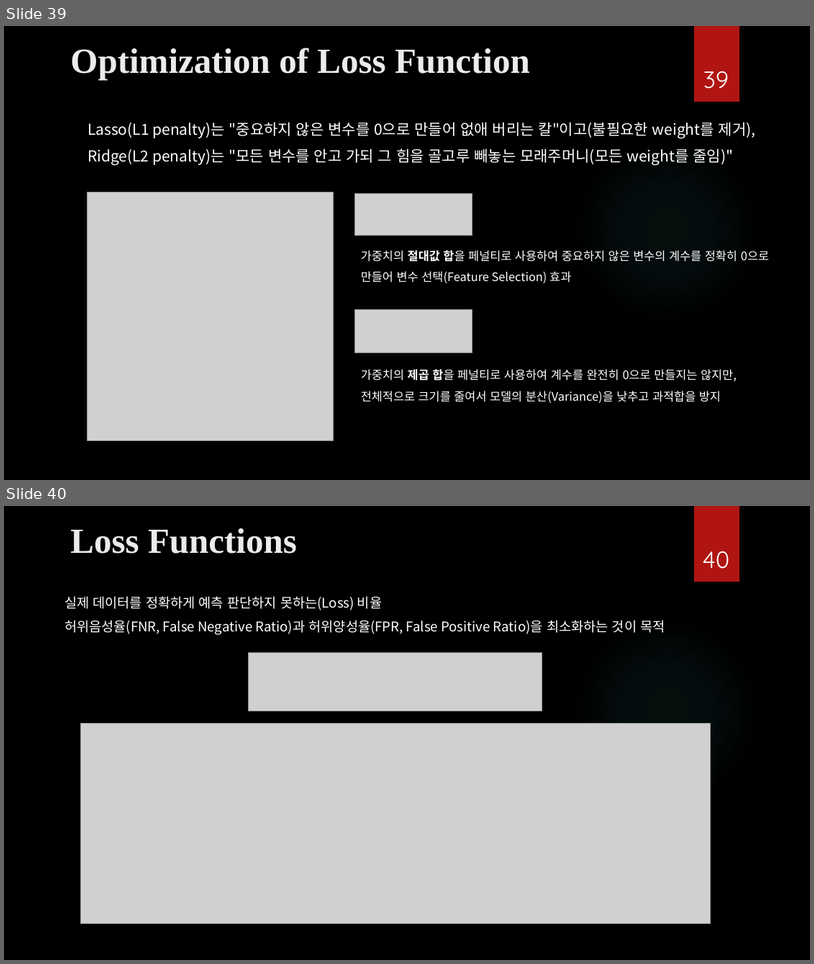
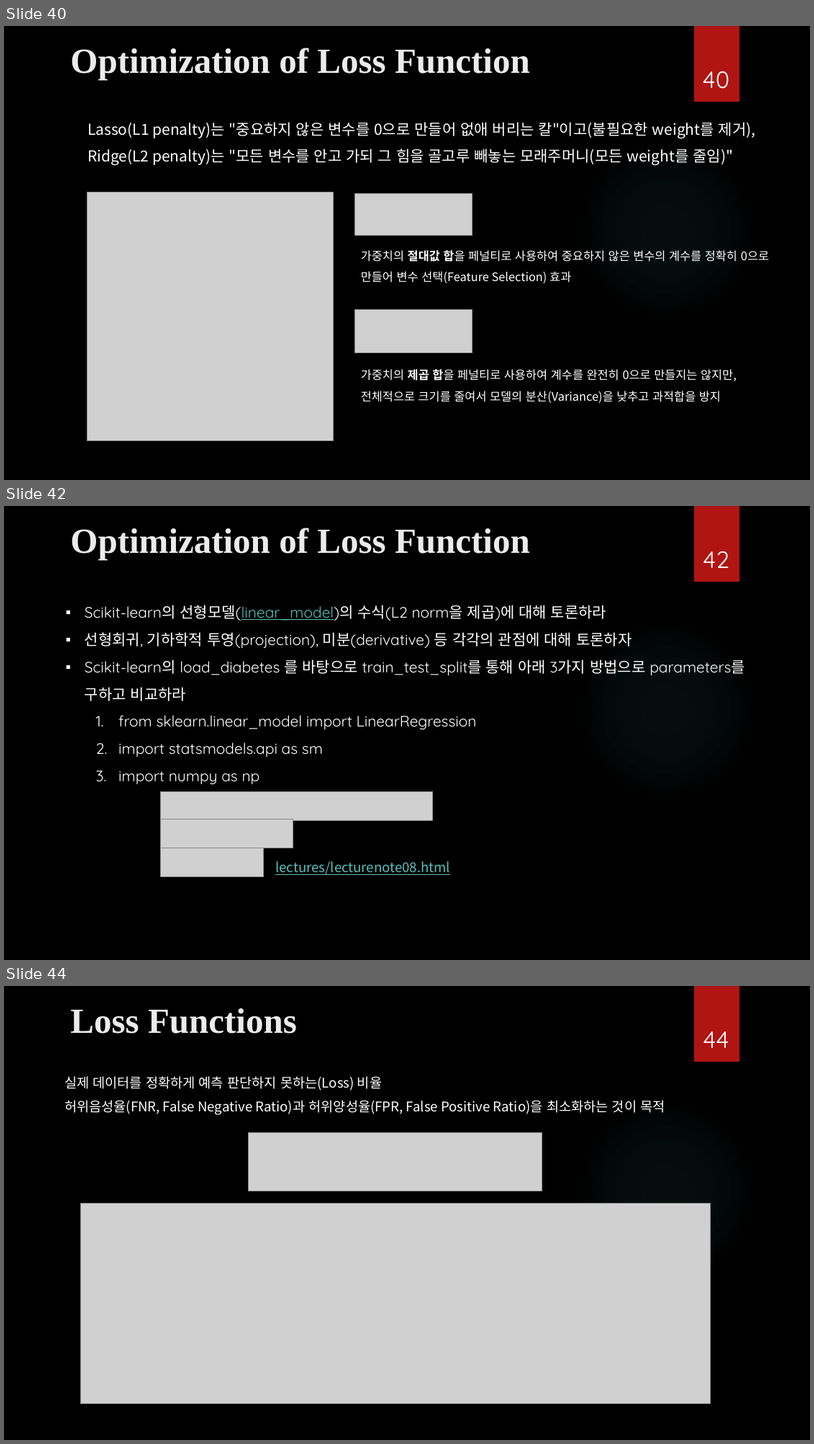
Before and after one commit to ancestor9/mathematics-for-machine-learning, a slide deck: Calculus/Modeling_Simulation_1.pptx. Shown one above the other, each under a label of ours: slides 39 and 40 before the commit, slides 40, 42 and 44 after it; the slides between them are not shown. The pictures are 814x964 and 814x1444 pixels, drawn with LibreOffice and Linux fonts; fonts in the diff are those of the drawing; grey boxes stand for pictures; background and template pictures are left out. Boxes give left, top, right and bottom in pixels: in the first picture for what was removed or moved away, otherwise in the second. Text is boxed around its words. In the diff, an @@ line names an element or a change of style, - is before the commit and + after.

```diff
--- a/Calculus/Modeling_Simulation_1.pptx
+++ b/Calculus/Modeling_Simulation_1.pptx
@@ slide 42 added at [4,506,810,960], background picture (left out); not listed: 2 template elements that a slide beside it also shows @@
@@ title added at [70,528,530,560], 42 pt, text #EBEBEB, bold @@
+Optimization of Loss Function
@@ page number added at [703,551,730,568], 28 pt, text #FFFFFF @@
+42
@@ text added at [85,605,746,785], 18 pt, text #FFFFFF @@
+▪ Scikit-learn의 선형모델(linear_model)의 수식(L2 norm을 제곱)에 대해 토론하라
+▪ 선형회귀, 기하학적 투영(projection), 미분(derivative) 등 각각의 관점에 대해 토론하자
+▪ Scikit-learn의 load_diabetes 를 바탕으로 train_test_split를 통해 아래 3가지 방법으로 parameters를 구하고 비교하라
+  1. from sklearn.linear_model import LinearRegression
+  2. import statsmodels.api as sm
+  3. import numpy as np
@@ picture added at [161,791,433,820] @@
@@ picture added at [161,818,293,848] @@
@@ picture added at [161,848,263,877] @@
@@ text added at [275,861,450,875], 16 pt, text #58C1BA, underline @@
+lectures/lecturenote08.html
@@ what was slide 39 is now slide 40 @@
@@ page number at [703,71,730,89]: text changed @@
-39
+40
@@ what was slide 40 is now slide 44 @@
@@ page number at [703,1031,729,1048]: text changed @@
-40
+44
```
Also in this commit, not shown: 2 slides changed, 3 other slides added.
